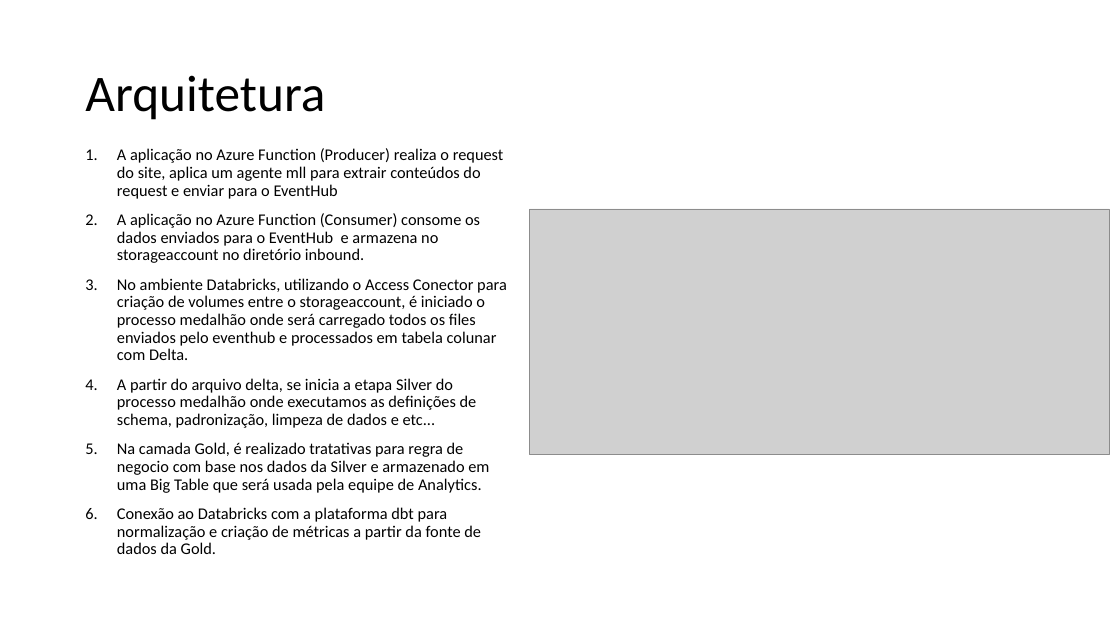
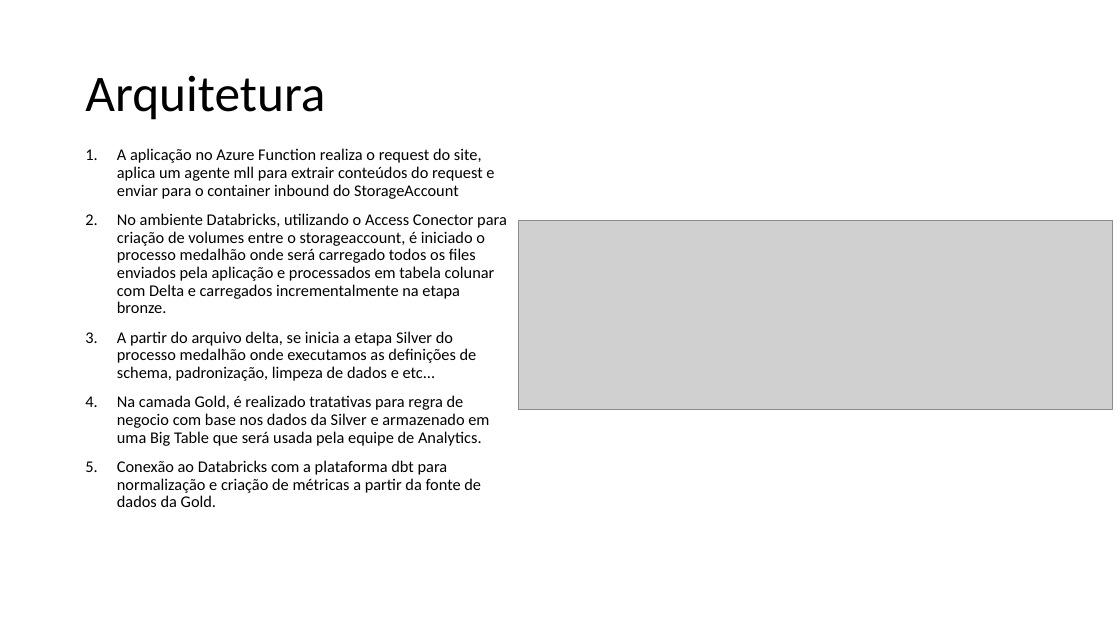
Before and after one commit to felipegoraroficial/projeto_nintendo, a slide deck: slide 3 of config/Projeto Data Master.pptx. Drawn at 1120x630 pixels with LibreOffice and Linux fonts; fonts in the diff are those of the drawing; grey boxes stand for pictures. Boxes give left, top, right and bottom in pixels: in the first picture for what was removed or moved away, otherwise in the second. Text is boxed around its words. In the diff, an @@ line names an element or a change of style, - is before the commit and + after.

```diff
--- a/config/Projeto Data Master.pptx
+++ b/config/Projeto Data Master.pptx
@@ text at box(117, 148, 507, 313): text changed @@
-1. A aplicação no Azure Function (Producer) realiza o request do site, aplica um agente mll para extrair conteúdos do request e enviar para o EventHub
-2. A aplicação no Azure Function (Consumer) consome os dados enviados para o EventHub e armazena no storageaccount no diretório inbound.
-3. No ambiente Databricks, utilizando o Access Conector para criação de volumes entre o storageaccount, é iniciado o processo medalhão onde será carregado todos os files enviados pelo eventhub e processados em tabela colunar com Delta.
+1. A aplicação no Azure Function realiza o request do site, aplica um agente mll para extrair conteúdos do request e enviar para o container inbound do StorageAccount
+2. No ambiente Databricks, utilizando o Access Conector para criação de volumes entre o storageaccount, é iniciado o processo medalhão onde será carregado todos os files enviados pela aplicação e processados em tabela colunar com Delta e carregados incrementalmente na etapa bronze.
@@ picture: place and size @@
-picture at box(530, 209, 1110, 455)
+picture at box(518, 220, 1112, 409)
```
Also in this commit, not shown: 2 other slides changed, 1 other file.
